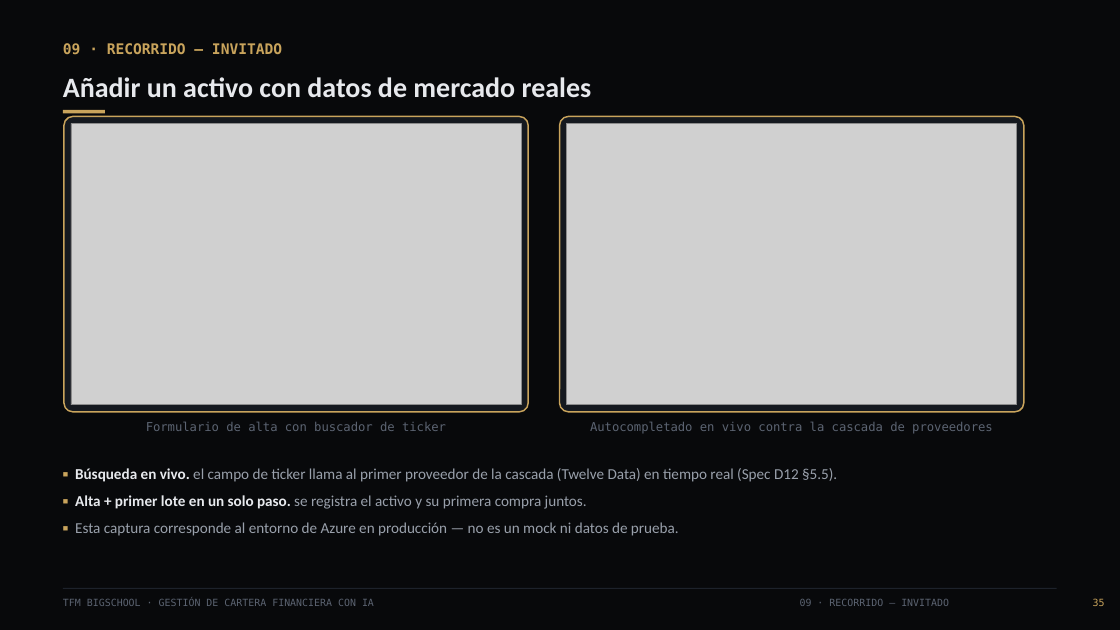
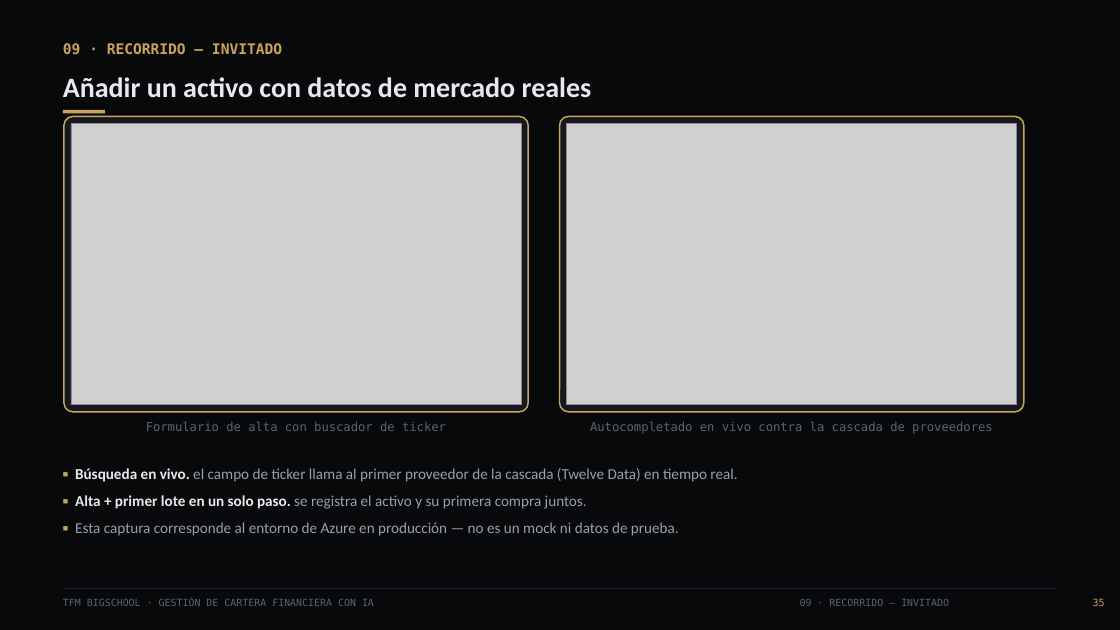
Before and after one commit to romercepeda/TFM_BigSchool, a slide deck: slide 35 of presentacion/TFM_BigSchool_Presentacion.pptx. Drawn at 1120x630 pixels with LibreOffice and Linux fonts; fonts in the diff are those of the drawing; grey boxes stand for pictures. Boxes give left, top, right and bottom in pixels: in the first picture for what was removed or moved away, otherwise in the second. Text is boxed around its words. In the diff, an @@ line names an element or a change of style, - is before the commit and + after.

```diff
--- a/presentacion/TFM_BigSchool_Presentacion.pptx
+++ b/presentacion/TFM_BigSchool_Presentacion.pptx
@@ text at box(75, 468, 737, 482): text changed @@
-▪ Búsqueda en vivo. el campo de ticker llama al primer proveedor de la cascada (Twelve Data) en tiempo real (Spec D12 §5.5).
+▪ Búsqueda en vivo. el campo de ticker llama al primer proveedor de la cascada (Twelve Data) en tiempo real.
```
Also in this commit, not shown: 12 other slides changed, 27 other files.
